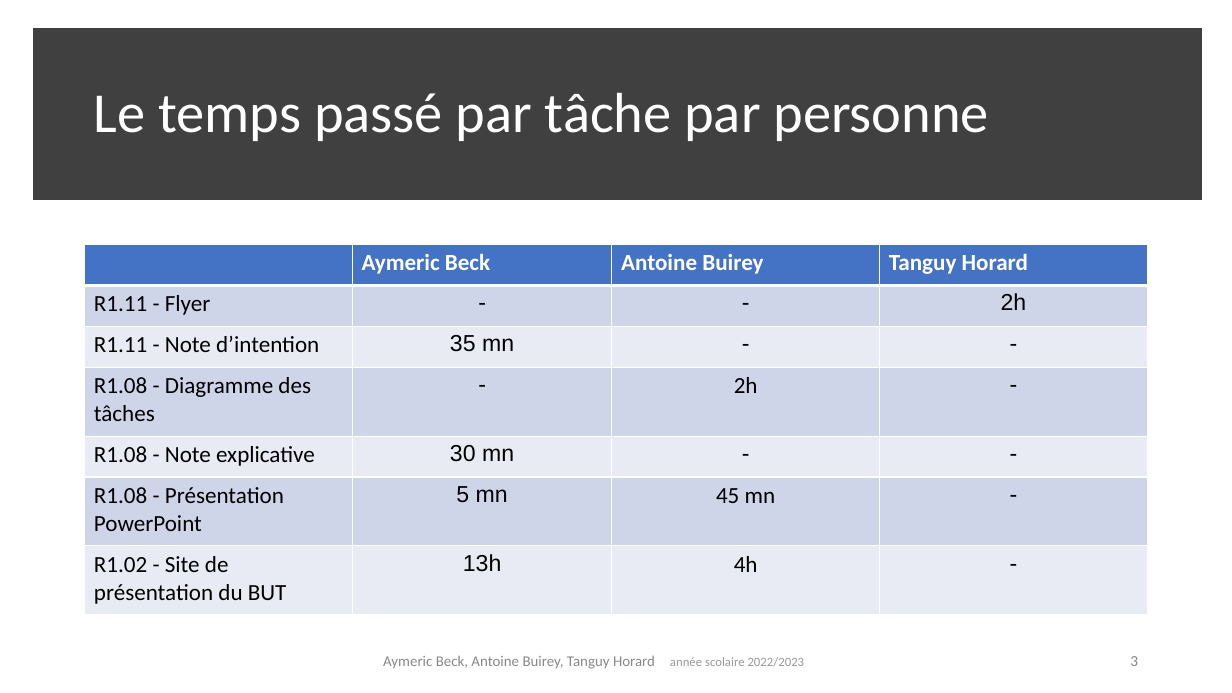
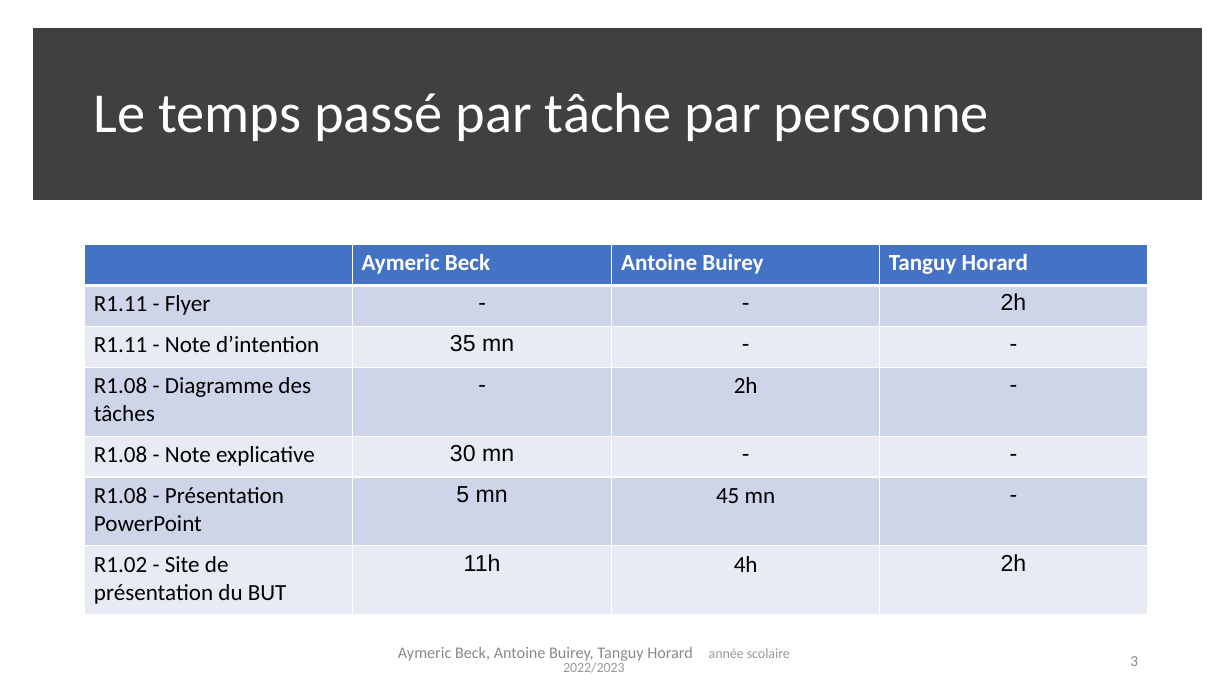
Before and after one commit to IUT-Arles-SAE/S1.05, a slide deck: slide 3 of Aymeric Beck Antoine Buirey Tanguy Horard.pptx. Drawn at 1232x693 pixels with LibreOffice and Linux fonts; fonts in the diff are those of the drawing. Boxes give left, top, right and bottom in pixels: in the first picture for what was removed or moved away, otherwise in the second. Text is boxed around its words. In the diff, an @@ line names an element or a change of style, - is before the commit and + after.

```diff
--- a/Aymeric Beck Antoine Buirey Tanguy Horard.pptx
+++ b/Aymeric Beck Antoine Buirey Tanguy Horard.pptx
@@ table at (x1=85, y1=244, x2=1149, y2=615) @@
-row 7, column 2: 13h
+row 7, column 2: 11h
-row 7, column 4: -
+row 7, column 4: 2h
@@ text "Aymeric Beck, Antoine Buirey, Tanguy ..." at (x1=398, y1=647, x2=790, y2=673): size 11.6 to 12.7 pt in "Aymeric Beck, Antoine Buirey, Tanguy Horard"; size 10 to 10.9 pt in "année scolaire 2022/2023"; line spacing 1 to 0.8 @@
```
Also in this commit, not shown: 2 other slides changed.
